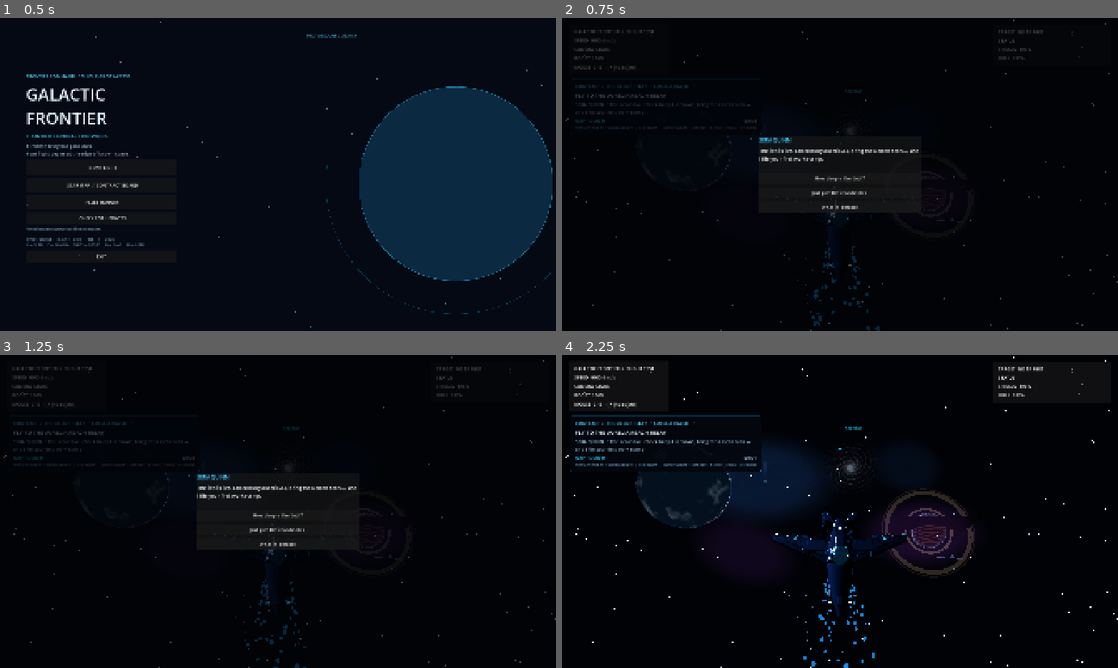
Above: before the commit, frames 1-4 (two rows, left to right).
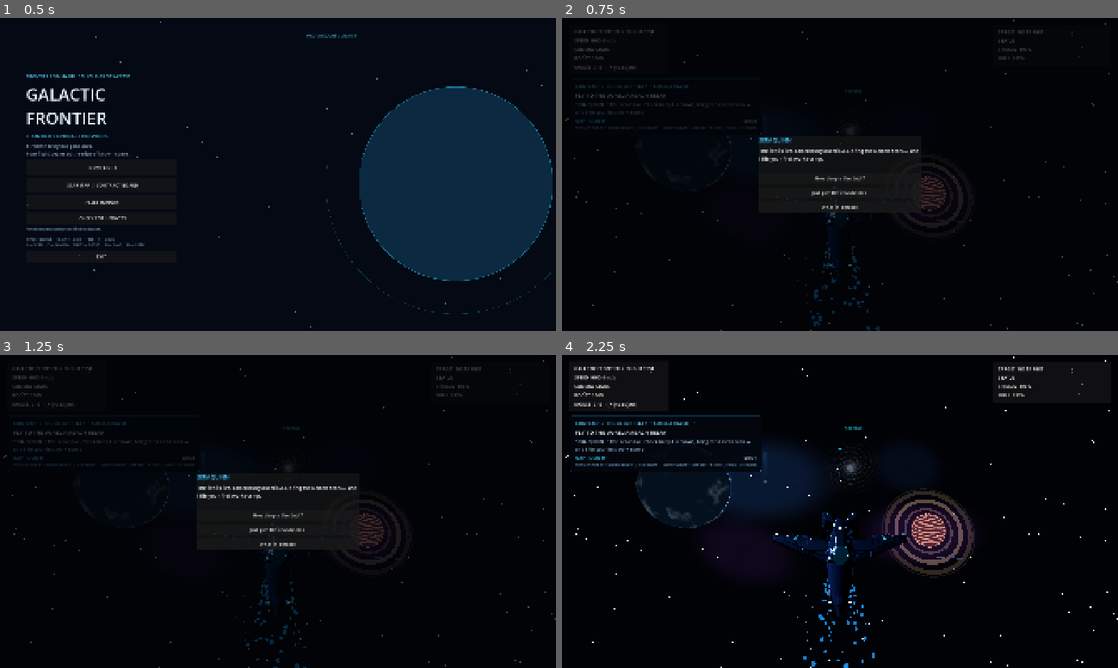
Above: after the commit, the same moments.

Repository: valdissor1990-ui/GALACTIC-FRONTIER
Game: Godot game, scene res://scenes/bootstrap/main.tscn
Two runs of this game, one before a commit and one after it. Both use one fixed random seed, a clock stepped at 60 frames per second and the inputs below.
Inputs:
- Up to frame 1 (0.5 s): no input
- Up to frame 2 (0.75 s): click "NEW FLIGHT" at 0.5 s
- Up to frame 3 (1.25 s): no input
- Up to frame 4 (2.25 s): click "How deep is the debt?" at 1.25 s; click "Understood." at 2 s

Frame 1 is identical in both runs. In frame 2, 0.3% of the frame differs, in the area x 61-73%, y 46-68%; in frame 3, 0.3%; in frame 4, 1.1%, in the area x 36-74%, y 31-68%.

Commit message:
Polish celestial lighting, gas giant silhouette and asteroid readability

Diff:
--- a/scripts/environment/space_environment.gd
+++ b/scripts/environment/space_environment.gd
@@ -204,7 +204,8 @@
 func _build_world_environment() -> void:
 	var world := WorldEnvironment.new()
 	var environment := Environment.new()
-	environment.background_mode = Environment.BG_SKY
+	environment.background_mode = Environment.BG_COLOR
+	environment.background_color = Color(0.002, 0.004, 0.012)
 	var sky := Sky.new()
 	var sky_material := ProceduralSkyMaterial.new()
 	sky_material.sky_top_color = _theme.get("sky_top", Color(0.004, 0.009, 0.028))
@@ -634,7 +635,7 @@
 	var giant_shader := Shader.new()
 	giant_shader.code = """
 shader_type spatial;
-render_mode diffuse_burley, specular_schlick_ggx;
+render_mode unshaded;
 
 uniform vec4 band_dark = vec4(0.19, 0.105, 0.075, 1.0);
 uniform vec4 band_light = vec4(0.58, 0.39, 0.27, 1.0);
@@ -669,65 +670,22 @@
 	_companion_planet = giant
 	add_child(giant)
 
-	var giant_atmosphere := MeshInstance3D.new()
-	giant_atmosphere.name = "NacreonAtmosphere"
-	var giant_atmosphere_mesh := SphereMesh.new()
-	giant_atmosphere_mesh.radius = 1.0
-	giant_atmosphere_mesh.height = 2.0
-	giant_atmosphere_mesh.radial_segments = 80
-	giant_atmosphere_mesh.rings = 40
-	var giant_atmosphere_shader := Shader.new()
-	giant_atmosphere_shader.code = """
-shader_type spatial;
-render_mode unshaded, blend_add, depth_draw_never, cull_disabled;
-uniform vec4 atmosphere_tint : source_color = vec4(0.42, 0.66, 1.0, 0.20);
-void fragment() {
-	float facing = clamp(dot(normalize(NORMAL), normalize(VIEW)), 0.0, 1.0);
-	float rim = pow(1.0 - facing, 2.45);
-	ALBEDO = atmosphere_tint.rgb;
-	EMISSION = atmosphere_tint.rgb * (0.24 + rim * 0.9);
-	ALPHA = rim * atmosphere_tint.a;
-}
-"""
-	var giant_atmosphere_material := ShaderMaterial.new()
-	giant_atmosphere_material.shader = giant_atmosphere_shader
-	giant_atmosphere_material.set_shader_parameter("atmosphere_tint", Color(0.42, 0.66, 1.0, 0.20))
-	giant_atmosphere_mesh.material = giant_atmosphere_material
-	giant_atmosphere.mesh = giant_atmosphere_mesh
-	giant_atmosphere.scale = Vector3.ONE * 1.035
-	giant.add_child(giant_atmosphere)
-
 	var ring := MeshInstance3D.new()
 	ring.name = "NacreonRings"
-	var ring_mesh := QuadMesh.new()
-	ring_mesh.size = Vector2(3.6, 3.6)
-	var ring_shader := Shader.new()
-	ring_shader.code = """
-shader_type spatial;
-render_mode unshaded, blend_mix, depth_draw_alpha_prepass, cull_disabled;
-uniform vec4 ring_tint : source_color = vec4(0.68, 0.54, 0.38, 1.0);
-void fragment() {
-	vec2 centered = (UV - vec2(0.5)) * 2.0;
-	float radius = length(centered);
-	if (radius < 0.34 || radius > 0.985) {
-		discard;
-	}
-	float radial = (radius - 0.34) / 0.645;
-	float broad_bands = sin(radial * 184.0 + sin(radial * 31.0) * 1.35);
-	float fine_bands = sin(radial * 710.0 + sin(radial * 97.0)) * 0.22;
-	float gaps = smoothstep(-0.12, 0.22, broad_bands + fine_bands);
-	float variation = 0.72 + 0.28 * sin(radial * 47.0);
-	vec3 color = ring_tint.rgb * variation * mix(0.58, 1.18, gaps);
-	float edge_fade = 1.0 - smoothstep(0.91, 0.99, radius);
-	ALBEDO = color;
-	EMISSION = color * 0.16;
-	ALPHA = mix(0.12, 0.66, gaps) * edge_fade;
-}
-"""
-	var ring_material := ShaderMaterial.new()
-	ring_material.shader = ring_shader
+	var ring_mesh := TorusMesh.new()
+	ring_mesh.inner_radius = 1.48
+	ring_mesh.outer_radius = 1.66
+	ring_mesh.rings = 128
+	ring_mesh.ring_segments = 18
+	var ring_material := StandardMaterial3D.new()
+	ring_material.shading_mode = BaseMaterial3D.SHADING_MODE_UNSHADED
+	ring_material.transparency = BaseMaterial3D.TRANSPARENCY_ALPHA
 	var ring_tint: Color = _theme.get("ring_tint", Color(0.68, 0.54, 0.38))
-	ring_material.set_shader_parameter("ring_tint", ring_tint)
+	ring_material.albedo_color = Color(ring_tint.r, ring_tint.g, ring_tint.b, 0.42)
+	ring_material.emission_enabled = true
+	ring_material.emission = ring_tint * 0.12
+	ring_material.emission_energy_multiplier = 0.16
+	ring_material.roughness = 0.9
 	ring_mesh.material = ring_material
 	ring.mesh = ring_mesh
 	ring.scale = Vector3.ONE * 100.0
@@ -869,7 +827,7 @@
 
 void fragment() {
 	float strata = sin(VERTEX.x * 8.0 + VERTEX.y * 5.0 + VERTEX.z * 7.0) * 0.035;
-	float value = clamp(0.30 + rock_variation * 0.24 + strata, 0.12, 0.48);
+	float value = clamp(0.42 + rock_variation * 0.30 + strata, 0.24, 0.78);
 	vec3 mineral_tint = mix(vec3(0.72), vec3(1.18), asteroid_custom.rgb);
 	ALBEDO = rock_tint.rgb * value * mineral_tint;
 	METALLIC = 0.08 + asteroid_custom.g * 0.16;
@@ -1108,12 +1066,12 @@
 	nucleus_mesh.radial_segments = 24
 	nucleus_mesh.rings = 16
 	var nucleus_material := StandardMaterial3D.new()
-	nucleus_material.albedo_color = Color(0.30, 0.34, 0.38)
+	nucleus_material.albedo_color = Color(0.46, 0.50, 0.54)
 	nucleus_material.roughness = 0.98
 	nucleus_material.metallic = 0.04
 	nucleus_material.emission_enabled = true
-	nucleus_material.emission = Color(0.16, 0.22, 0.32)
-	nucleus_material.emission_energy_multiplier = 0.22
+	nucleus_material.emission = Color(0.28, 0.34, 0.44)
+	nucleus_material.emission_energy_multiplier = 0.34
 	nucleus_mesh.material = nucleus_material
 	nucleus.mesh = nucleus_mesh
 	nucleus.scale = Vector3(8.0, 6.0, 7.0)
@@ -1144,13 +1102,13 @@
 	coma_material.set_shader_parameter("coma_tint", Color(0.38, 0.72, 1.0, 0.24))
 	coma_mesh.material = coma_material
 	coma.mesh = coma_mesh
-	coma.scale = Vector3(17.0, 13.0, 15.0)
+	coma.scale = Vector3(14.0, 11.0, 12.0)
 	_comet_root.add_child(coma)
 
 	var tail := MeshInstance3D.new()
 	tail.name = "CometIonTail"
 	var tail_mesh := QuadMesh.new()
-	tail_mesh.size = Vector2(34.0, 150.0)
+	tail_mesh.size = Vector2(42.0, 220.0)
 	var tail_shader := Shader.new()
 	tail_shader.code = """
 shader_type spatial;
@@ -1173,7 +1131,7 @@
 	tail_material.set_shader_parameter("tail_tint", Color(0.24, 0.58, 1.0, 0.24))
 	tail_mesh.material = tail_material
 	tail.mesh = tail_mesh
-	tail.position = Vector3(0.0, 70.0, 2.0)
+	tail.position = Vector3(0.0, 105.0, 2.0)
 	_comet_root.add_child(tail)
 
 
@@ -1185,9 +1143,9 @@
 	add_child(_derelict_root)
 
 	var hull_material := StandardMaterial3D.new()
-	hull_material.albedo_color = Color(0.16, 0.22, 0.29)
-	hull_material.metallic = 0.72
-	hull_material.roughness = 0.78
+	hull_material.albedo_color = Color(0.25, 0.32, 0.40)
+	hull_material.metallic = 0.58
+	hull_material.roughness = 0.72
 	var exposed_material := StandardMaterial3D.new()
 	exposed_material.albedo_color = Color(0.42, 0.24, 0.12)
 	exposed_material.metallic = 0.48
